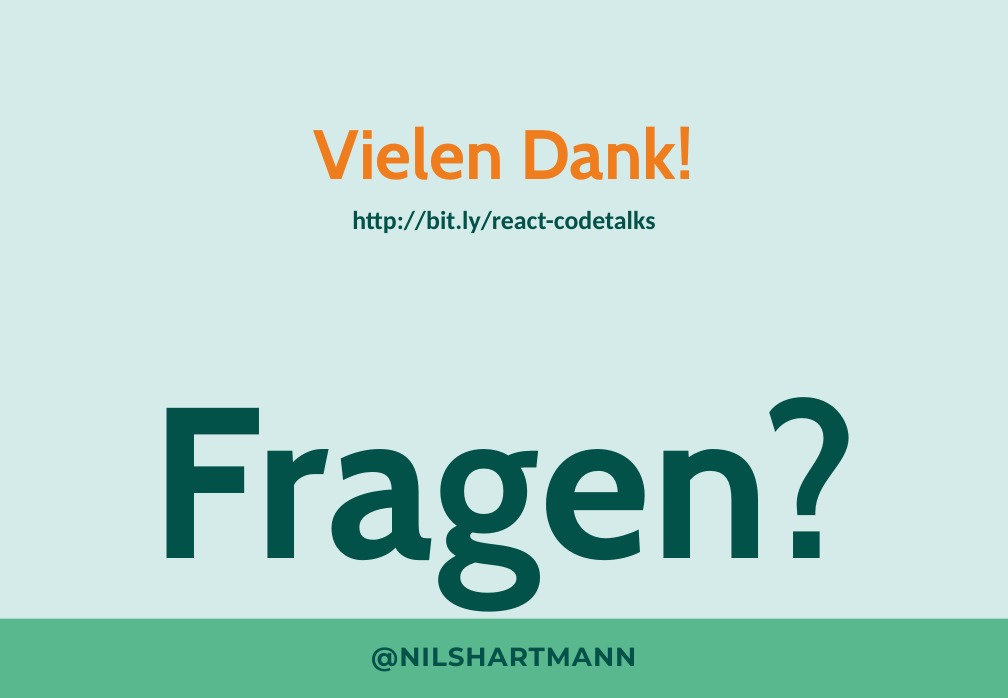
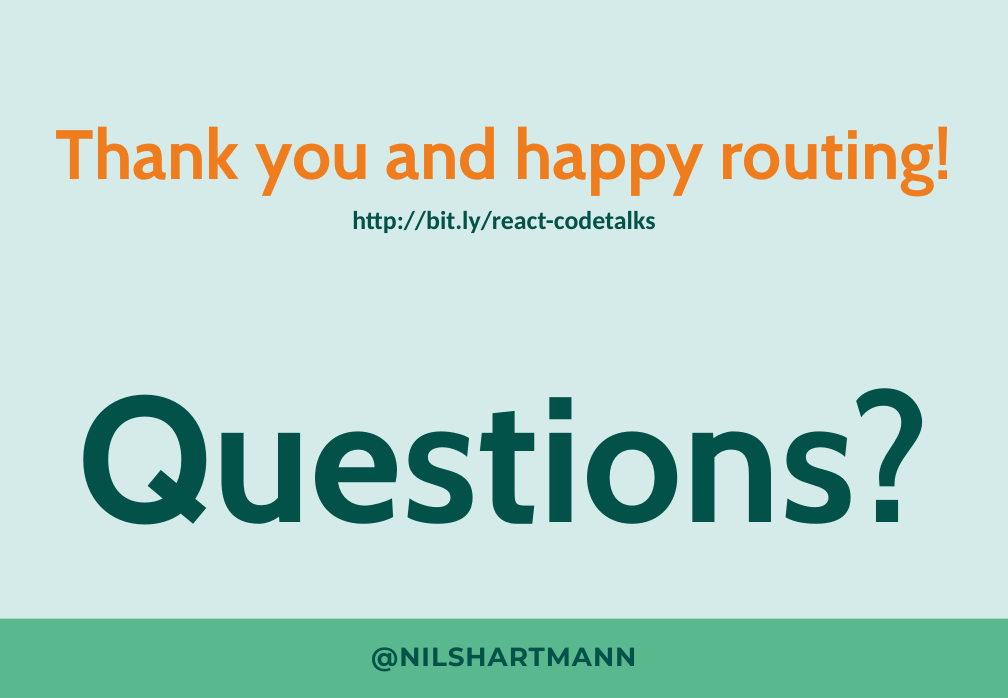
Before and after one commit to nilshartmann/react-rr4-example, a slide deck: slide 24 of react-router-meetup.pptx (slide 20 before the commit). Drawn at 1008x698 pixels with LibreOffice and Linux fonts; fonts in the diff are those of the drawing. Boxes give left, top, right and bottom in pixels: in the first picture for what was removed or moved away, otherwise in the second. Text is boxed around its words. In the diff, an @@ line names an element or a change of style, - is before the commit and + after.

```diff
--- a/react-router-meetup.pptx
+++ b/react-router-meetup.pptx
@@ text at bbox=[56, 126, 953, 195]: text changed @@
-Vielen Dank!
+Thank you and happy routing!
@@ text at bbox=[78, 388, 931, 525]: text changed; size 166 to 138 pt @@
-Fragen?
+Questions?
```
Also in this commit, not shown: 10 other slides changed, 9 slides added, 5 slides removed.
